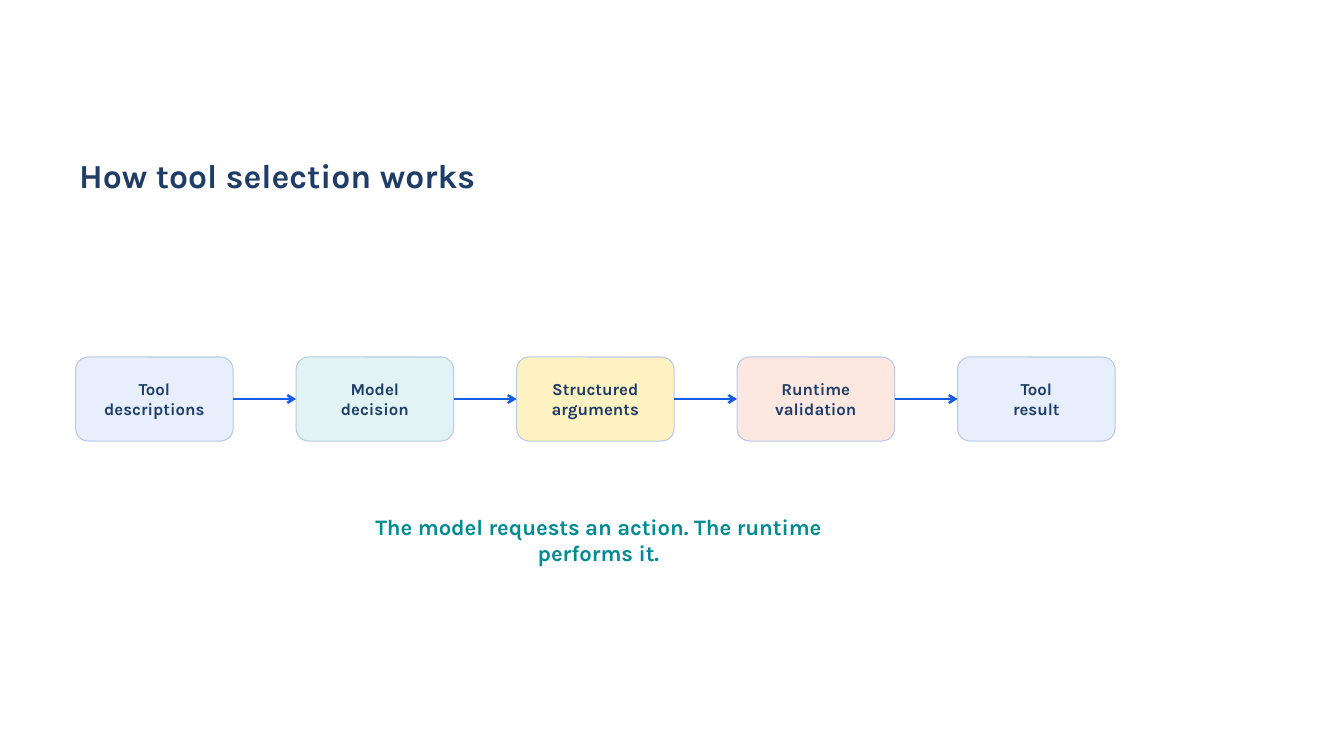
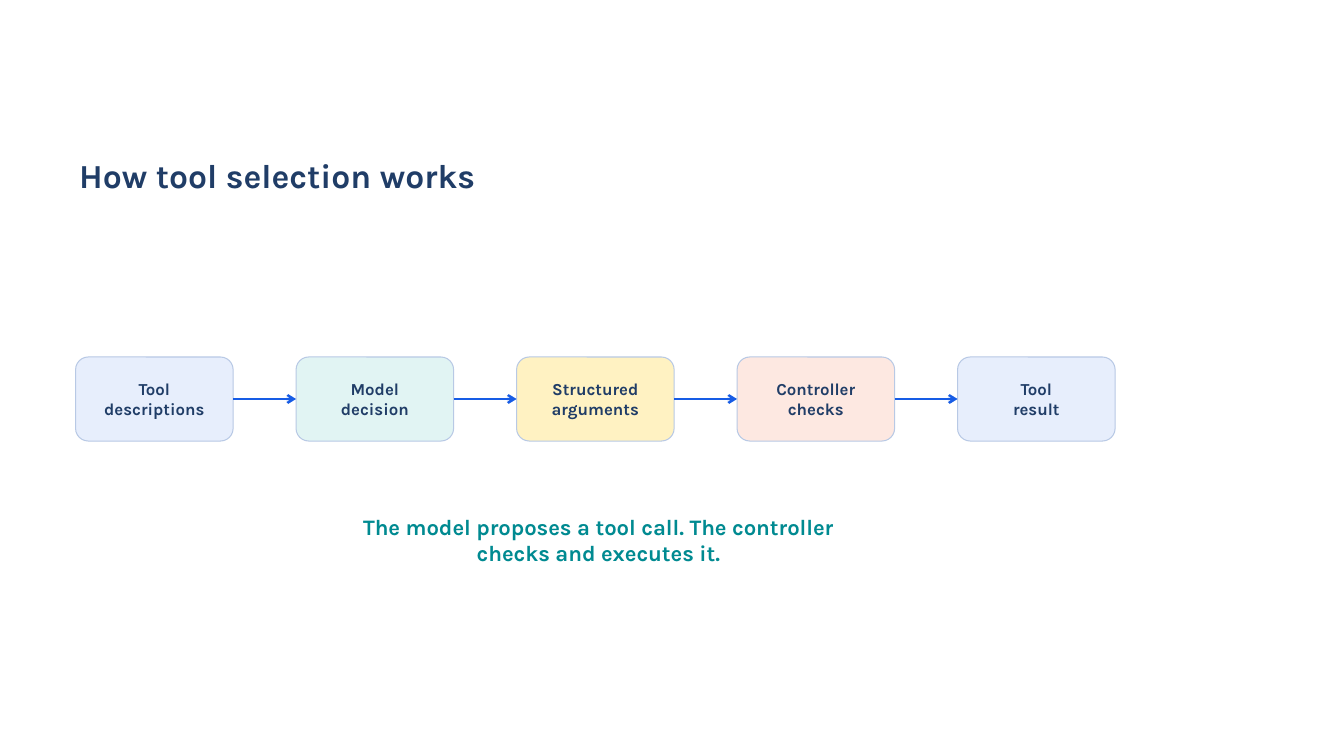
Before and after one commit to acceleratescience/hands-on-agentic-ai, a slide deck: slide 12 of slides/ai-agents.pptx (slide 16 before the commit). Drawn at 1344x756 pixels with LibreOffice and Linux fonts; fonts in the diff are those of the drawing; background and template pictures are left out. Boxes give left, top, right and bottom in pixels: in the first picture for what was removed or moved away, otherwise in the second. Text is boxed around its words. In the diff, an @@ line names an element or a change of style, - is before the commit and + after.

```diff
--- a/slides/ai-agents.pptx
+++ b/slides/ai-agents.pptx
@@ text at box(776, 383, 855, 416): text changed @@
-Runtime
-validation
+Controller
+checks
@@ text at box(363, 519, 833, 562): text changed @@
-The model requests an action. The runtime performs it.
+The model proposes a tool call. The controller checks and executes it.
```
Also in this commit, not shown: 4 other slides changed, 8 slides removed.
